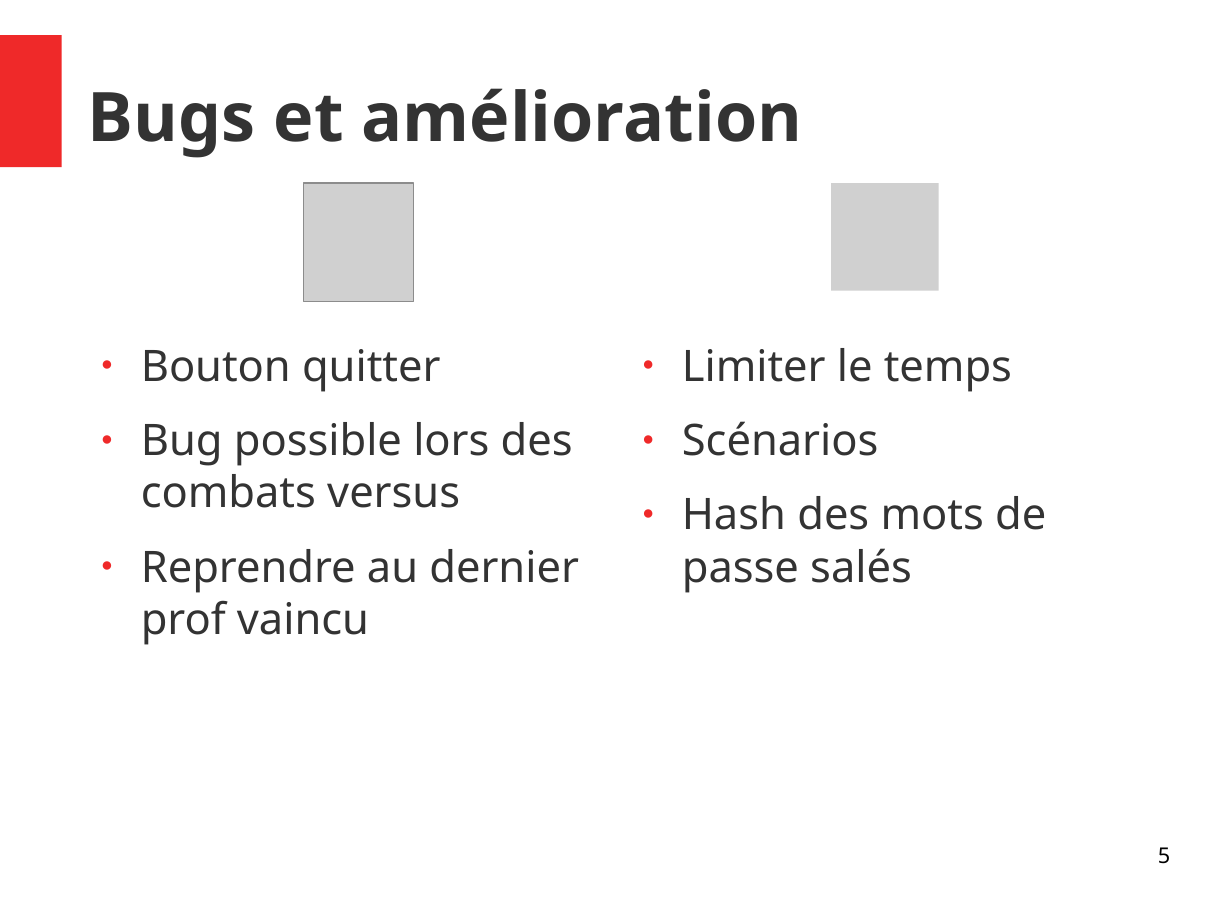
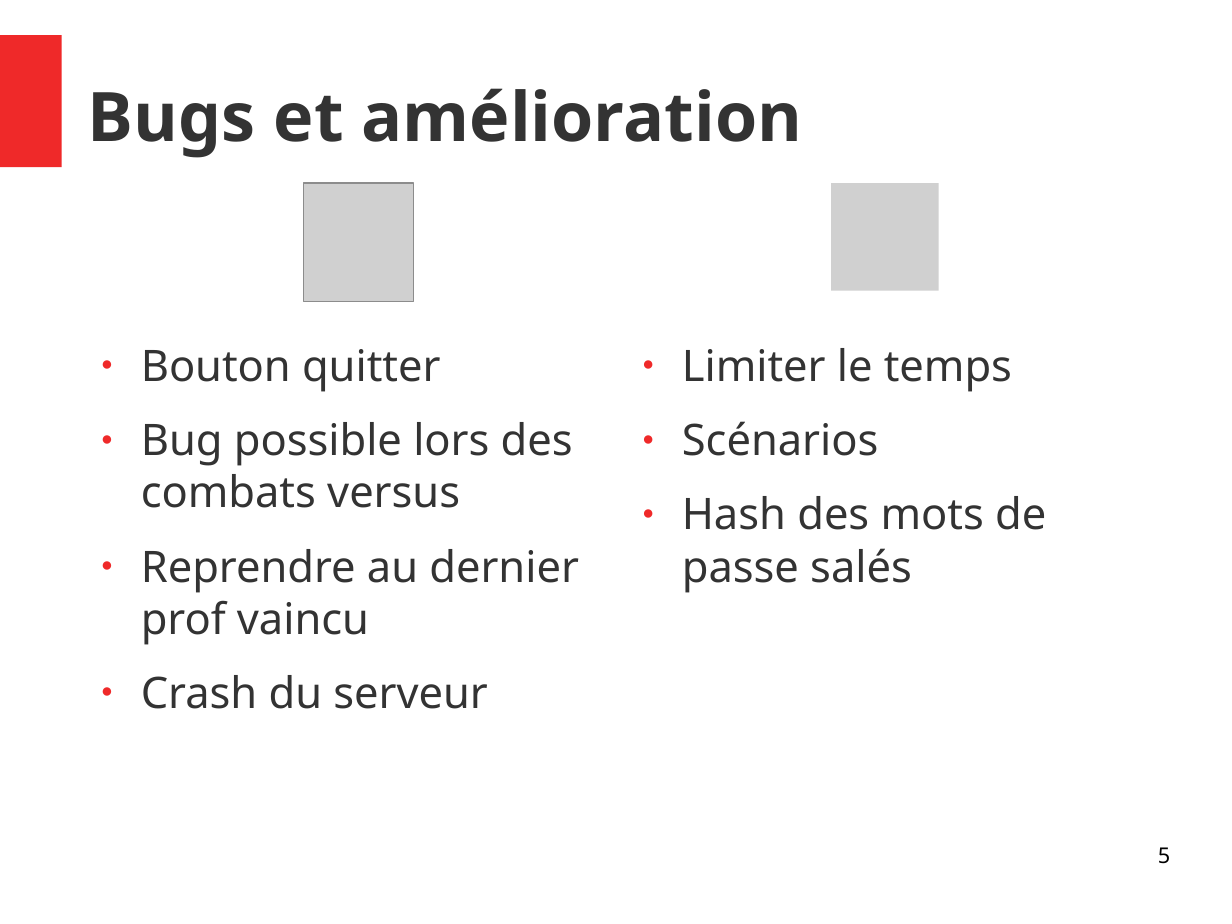
Before and after one commit to Nyahon/GEN_projet, a slide deck: slide 5 of presentation.odp. Drawn at 1232x924 pixels with LibreOffice and Linux fonts; fonts in the diff are those of the drawing; grey boxes stand for pictures. Boxes give left, top, right and bottom in pixels: in the first picture for what was removed or moved away, otherwise in the second. Text is boxed around its words. In the diff, an @@ line names an element or a change of style, - is before the commit and + after.

Commit message:
presentation

```diff
--- a/presentation.odp
+++ b/presentation.odp
@@ text at (141,675,488,709): paragraph added @@
+● Crash du serveur
```
Also in this commit, not shown: 1 other slide changed.
